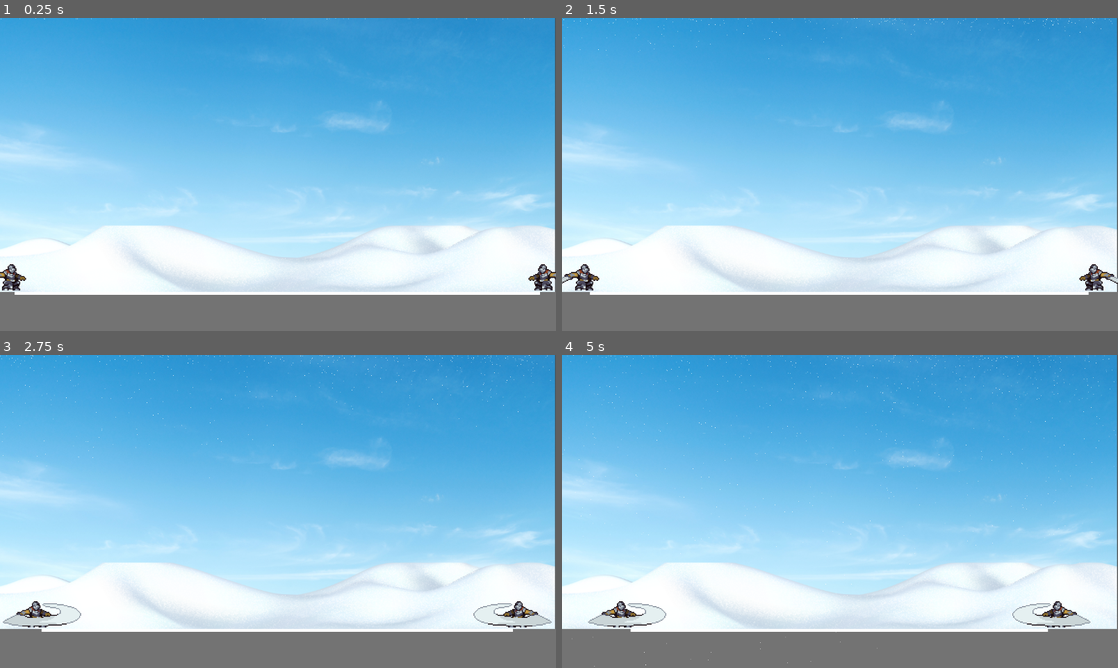
Above: before the commit, frames 1-4 (two rows, left to right).
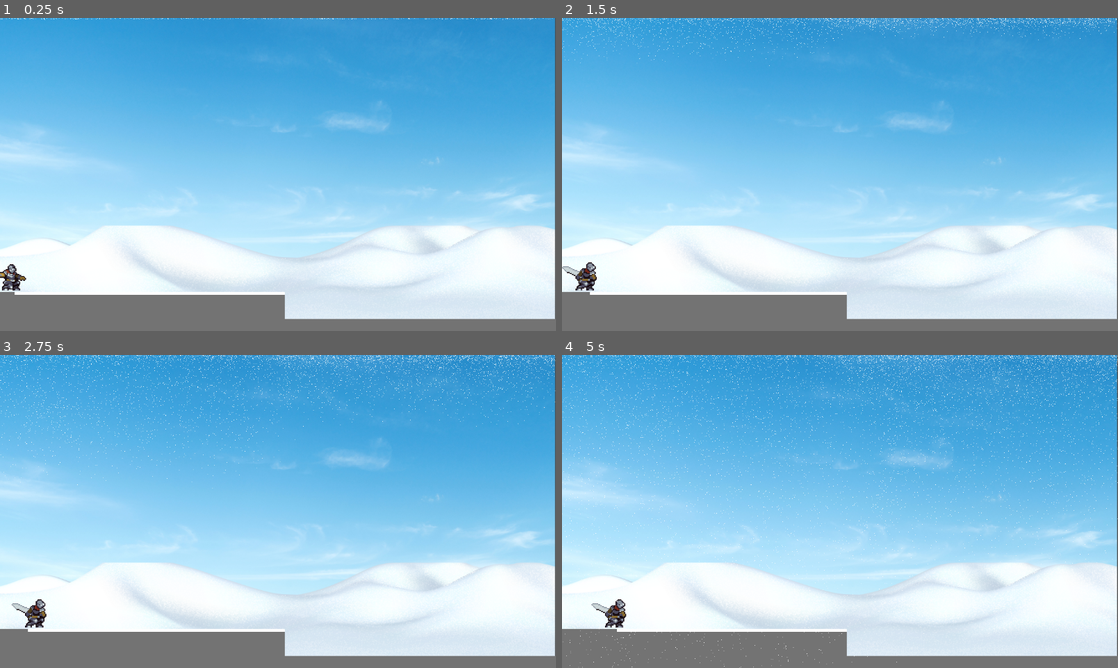
Above: after the commit, the same moments.

Repository: JBrohinsky/Schlemiel-Schlimazel
Game: Godot game, scene res://main_scene.tscn
The game is run twice, just before and just after one commit, with the same random seed, the same clock (stepped at 60 frames per second) and the same inputs.
Inputs:
- Up to frame 1 (0.25 s): no input
- Up to frame 2 (1.5 s): tap Enter at 0.5 s; hold Space (space) 0.53-1.28 s; tap Space (space) at 1.35 s
- Up to frame 3 (2.75 s): hold Space (space) from 2.03 s (still down)
- Up to frame 4 (5 s): release Space (space) at 2.78 s; tap Space (space) at 2.85, 4.35 s; hold Space (space) 3.53-4.28 s

The runs differ from the first frame. In frame 1, 4.6% of the frame differs, in the area x 0-100%, y 0-97%; in frame 2, 5.7%; in frame 3, 6.9%; in frame 4, 8.0%, in the area x 0-100%, y 0-100%.

Commit message:
Make Shoveler work across whole screen
hide shoveler 2
fix vecocity for feel

Diff:
--- a/Shoveler.gd
+++ b/Shoveler.gd
@@ -22,19 +22,24 @@
 	if $"..".player_num == 2:
 		direction = -1
 
-	velocity.x = 35 * direction
+	velocity.x = 40 * direction
 	$AnimatedSprite2D.play("default")
 	#shovel.emit()
 
 # Called every frame. 'delta' is the elapsed time since the previous frame.
 func _physics_process(delta):
-	velocity = lerp(velocity, Vector2(0,0), 0.95 * delta)
+	velocity = lerp(velocity, Vector2(0,0), 0.99 * delta)
 	move_and_slide()
 
 func _process(_delta):
-	if Input.is_action_pressed("space") and can_move:
+	if Input.is_action_pressed($"..".move_input) and can_move:
 		shovel_next()
 		can_move = false
+	print("velocity.x" + str(velocity.x))
+	if velocity.x <= 11.5:
+		can_move = true
+		velocity.x = 0
 
 func _on_animated_sprite_2d_animation_finished():
-	can_move = true # Replace with function body.
+	pass
+	#can_move = true # Replace with function body.
--- a/main_scene.tscn
+++ b/main_scene.tscn
@@ -72,9 +72,11 @@
 metadata/player_num = 1
 
 [node name="Player2" parent="." instance=ExtResource("1_kwk3m")]
+visible = false
 position = Vector2(1147, 79)
 scale = Vector2(-1, 1)
 player_num = 2
+move_input = "enter"
 metadata/player_num = 2
 
 [node name="TileMap" type="TileMap" parent="."]
@@ -85,7 +87,7 @@
 
 [node name="GPUParticles2D" type="GPUParticles2D" parent="."]
 position = Vector2(551, 1)
-amount = 871
+amount = 10294
 process_material = SubResource("ParticleProcessMaterial_mxx8v")
 lifetime = 10.0
 speed_scale = 2.0
--- a/player_controller.gd
+++ b/player_controller.gd
@@ -1,5 +1,6 @@
 extends Node2D
 @export var player_num : int = 0
+@export var move_input := "space"
 
 # Called when the node enters the scene tree for the first time.
 func _ready():
--- a/project.godot
+++ b/project.godot
@@ -35,6 +35,11 @@
 "events": [Object(InputEventKey,"resource_local_to_scene":false,"resource_name":"","device":-1,"window_id":0,"alt_press …(182 unchanged characters)…
 ]
 }
+enter={
+"deadzone": 0.5,
+"events": [Object(InputEventKey,"resource_local_to_scene":false,"resource_name":"","device":0,"window_id":0,"alt_pressed":false,"shift_pressed":false,"ctrl_pressed":false,"meta_pressed":false,"pressed":false,"keycode":0,"physical_keycode":4194309,"key_label":0,"unicode":0,"echo":false,"script":null)
+]
+}
 
 [rendering]
 
